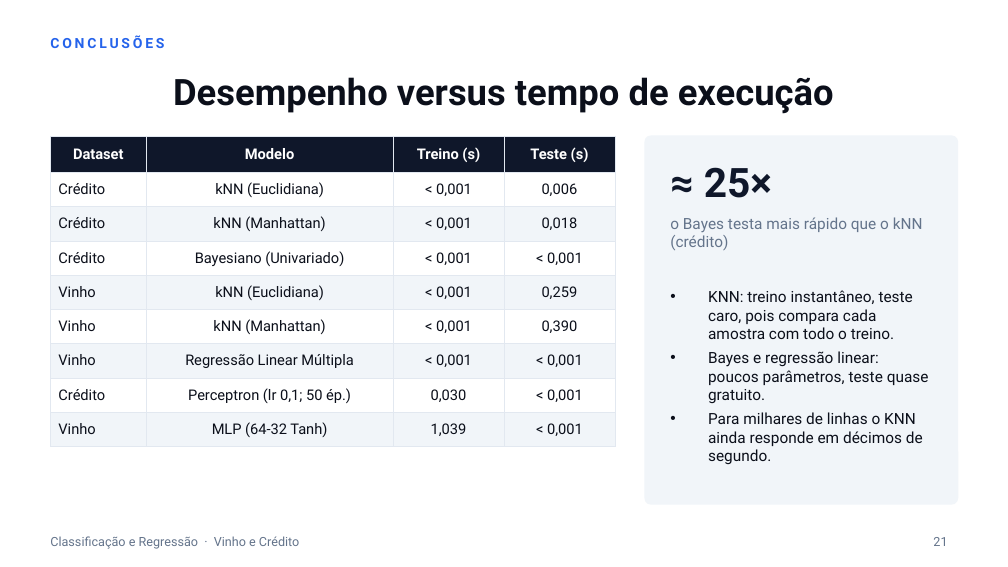
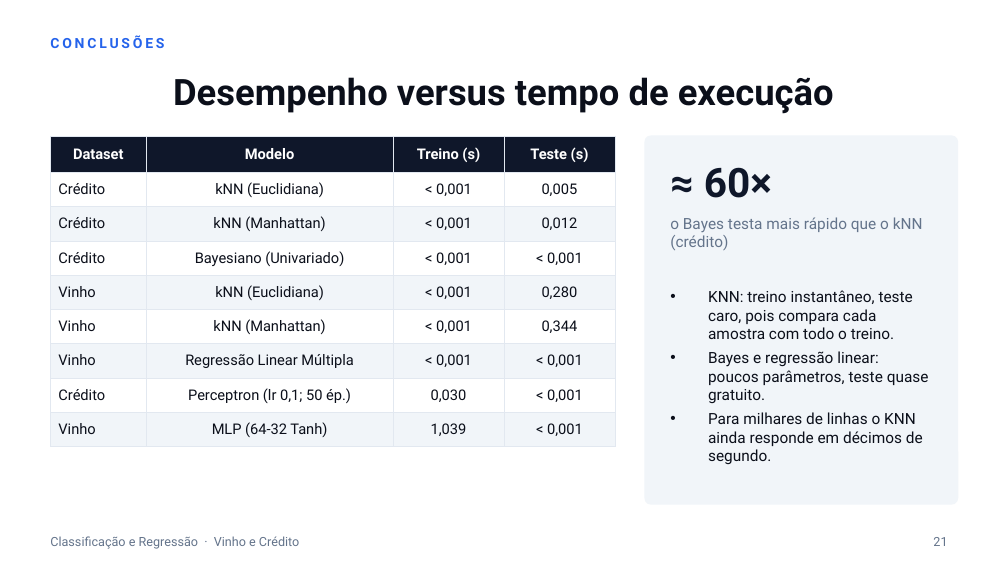
Before and after one commit to cauang/AV3, a slide deck: slide 21 of Analise de credito e Vinho - AV3.pptx. Drawn at 1008x567 pixels with LibreOffice and Linux fonts; fonts in the diff are those of the drawing. Boxes give left, top, right and bottom in pixels: in the first picture for what was removed or moved away, otherwise in the second. Text is boxed around its words. In the diff, an @@ line names an element or a change of style, - is before the commit and + after.

```diff
--- a/Analise de credito e Vinho - AV3.pptx
+++ b/Analise de credito e Vinho - AV3.pptx
@@ table at (x1=50, y1=136, x2=615, y2=447) @@
-row 2, column 4: 0,006
+row 2, column 4: 0,005
-row 3, column 4: 0,018
+row 3, column 4: 0,012
-row 5, column 4: 0,259
+row 5, column 4: 0,280
-row 6, column 4: 0,390
+row 6, column 4: 0,344
@@ text at (x1=704, y1=167, x2=772, y2=198): text changed @@
-≈ 25×
+≈ 60×
```
Also in this commit, not shown: 7 other slides changed, 1 other file.
